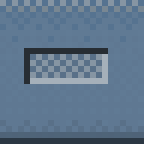
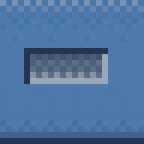
Before/after of a 144x144 layered artwork. What changed in the layer stack:
showed "menu_activedown", painted on it over [24,48,108,84]
hid "menu_activeup", painted on it over [24,48,108,84]
painted on "Eingefügte Ebene" over [0,0,144,144]
